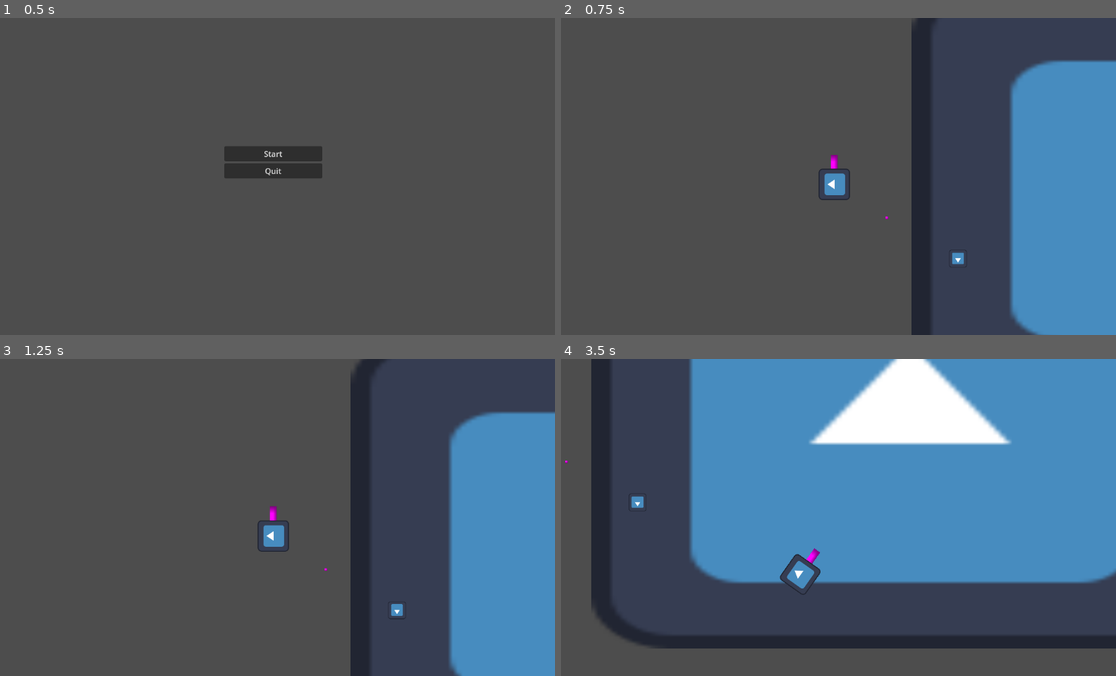
Above: before the commit, frames 1-4 (two rows, left to right).
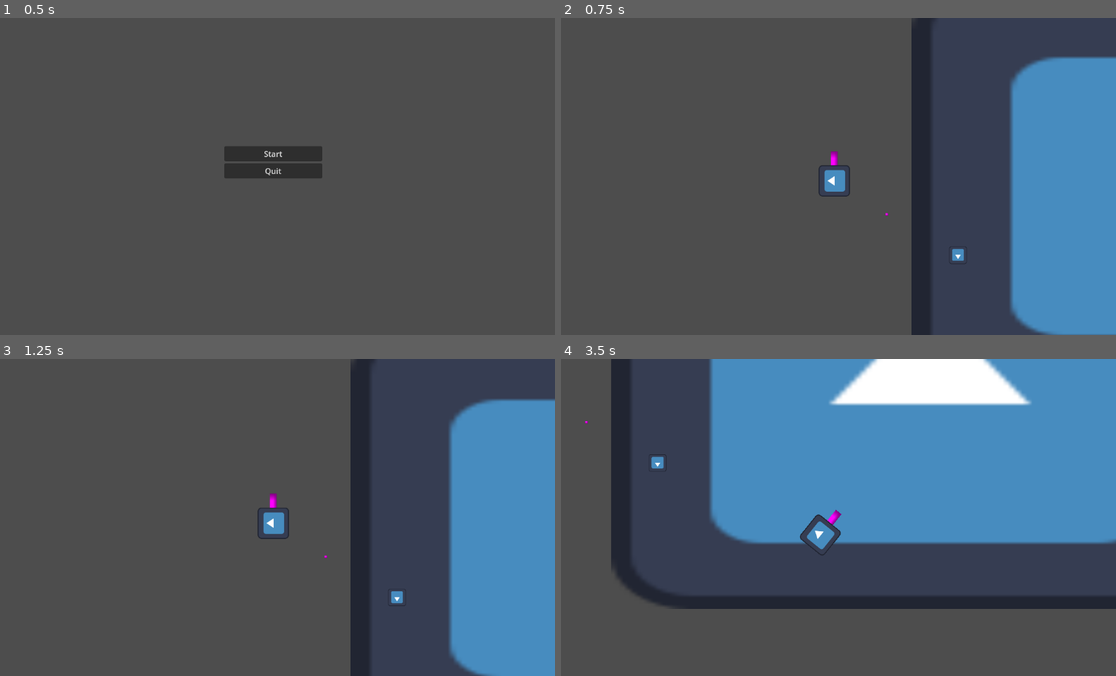
Above: after the commit, the same moments.

Repository: beabadoobee300/gmtk-2025
Game: Godot game, scene res://scenes/main.tscn
Same seed, same stepped clock (60 frames per second), same inputs: the game is played once before the commit and once after it. The engine's default icon, where the game draws it, is replaced by a stand-in: a white triangle on a blue panel in a dark square.
Inputs (mouse positions are in pixels of both pictures, inside the frame that each line leads up to):
- Up to frame 1 (0.5 s): no input
- Up to frame 2 (0.75 s): click "Start" at 0.5 s
- Up to frame 3 (1.25 s): no input
- Up to frame 4 (3.5 s): move the mouse to (960, 501) at 1.27 s; press the mouse at (960, 501) at 1.28 s; hold D (right) 1.28-2.03 s; move the mouse to (721, 533) at 2.02 s; release the mouse at (721, 533) at 2.03 s; hold Down (down) 2.03-2.78 s; click (721, 533) at 2.1 s; move the mouse to (888, 447) at 2.77 s; press the mouse at (888, 447) at 2.78 s; hold D (right) from 2.78 s (still down)

Frame 1 is identical in both runs. In frame 2, 0.8% of the frame differs, in the area x 46-100%, y 12-100%; in frame 3, 1.8%; in frame 4, 32%, in the area x 0-100%, y 0-92%.

Commit message:
can kill zombies

Diff:
--- a/scenes/enemy.gd
+++ b/scenes/enemy.gd
@@ -3,3 +3,35 @@
 @export var speed := 150
 @export var health := 30
 @export var damage := 10
+
+@onready var sprite := $Sprite2D
+@onready var collision := $CollisionShape2D
+
+var is_dead := false
+
+func take_damage(damage_amount):
+
+	health -= damage_amount
+	if (health <= 0):
+		kill_zombie()
+	else:
+		print("hit for %d " % damage_amount )
+		print("health left %d" % health )
+		#slow zombie down
+
+func kill_zombie():
+	if is_dead:
+		return
+	is_dead = true
+	print("zombie killed")
+	set_physics_process(false)
+	collision.set_deferred("disabled", true)
+	await get_tree().create_timer(0.0).timeout
+	queue_free()
+
+func _on_hitbox_body_entered(body):
+	if is_dead:
+		return
+
+	if body.has_method("take_damage"):
+		body.take_damage(damage)
--- a/scenes/enemy.tscn
+++ b/scenes/enemy.tscn
@@ -6,7 +6,7 @@
 [sub_resource type="RectangleShape2D" id="RectangleShape2D_md0e3"]
 size = Vector2(34, 34)
 
-[node name="Enemy" type="CharacterBody2D"]
+[node name="Enemy" type="CharacterBody2D" groups=["enemies"]]
 script = ExtResource("1_md0e3")
 
 [node name="CollisionShape2D" type="CollisionShape2D" parent="."]
--- a/scenes/player.tscn
+++ b/scenes/player.tscn
@@ -1,8 +1,9 @@
-[gd_scene load_steps=6 format=3 uid="uid://dnjqxwrkqym37"]
+[gd_scene load_steps=7 format=3 uid="uid://dnjqxwrkqym37"]
 
 [ext_resource type="Texture2D" uid="uid://b7jpg6lh65cui" path="res://icon.svg" id="2_qhqgy"]
 [ext_resource type="Script" uid="uid://bmmpn7y8eda0b" path="res://scripts/player.gd" id="3_dqkch"]
 [ext_resource type="Script" uid="uid://c8i21ap2ydtfn" path="res://scripts/gun.gd" id="3_qhqgy"]
+[ext_resource type="PackedScene" uid="uid://dflojfero2vs0" path="res://scenes/enemy.tscn" id="4_dqkch"]
 
 [sub_resource type="RectangleShape2D" id="RectangleShape2D_dqkch"]
 size = Vector2(63, 63)
@@ -25,6 +26,7 @@
 
 [node name="gun" type="Node2D" parent="."]
 script = ExtResource("3_qhqgy")
+enemy = ExtResource("4_dqkch")
 
 [node name="gun" type="Sprite2D" parent="gun"]
 position = Vector2(46, 0)
--- a/scripts/gun.gd
+++ b/scripts/gun.gd
@@ -2,7 +2,7 @@
 
 
 #gun stuff
-@export var damage := 30
+@export var damage := 15
 @export var max_distance := 1000
 @export var fire_rate := 0.2
 @export var automatic := false
@@ -10,6 +10,7 @@
 @export var max_ammo := 90
 @export var reload_time := 1.5
 
+@export var enemy: PackedScene
 # effects
 
 # state
@@ -47,14 +48,21 @@
 	cooldown_timer = fire_rate
 
 	#raycasting
+	# In your gun/shooting script
 	var space_state = get_world_2d().direct_space_state
 	var end_point = global_position + Vector2.RIGHT.rotated(global_rotation) * max_distance
 	var query = PhysicsRayQueryParameters2D.create(global_position, end_point)
 
+	# Add collision exceptions if needed (e.g., to ignore player)
+	# query.exclude = [player_body_rid]
+
 	var result = space_state.intersect_ray(query)
-
 	if result:
-		print("hit")
+		var collider = result.collider
+		if collider.is_in_group("enemies"):
+			# Enemy-specific handling
+			var enemy = collider
+			enemy.take_damage(damage)
 
 
 func reload():
--- a/scripts/player.gd
+++ b/scripts/player.gd
@@ -2,8 +2,8 @@
 
 # Movement and Camera Settings
 @export var speed = 400
-@export var camera_look_ahead_distance = 200
-@export var camera_follow_speed = 5.0
+@export var camera_look_ahead_distance = 100
+@export var camera_follow_speed = 10.0
 
 # Combat Settings
 @export var max_health := 100
@@ -71,7 +71,7 @@
 
 	# Calculate target camera offset
 	var target_offset = mouse_direction * min(
-		global_position.distance_to(mouse_pos) / 2,
+		global_position.distance_to(mouse_pos) / 5,
 		camera_look_ahead_distance
 	)
 
